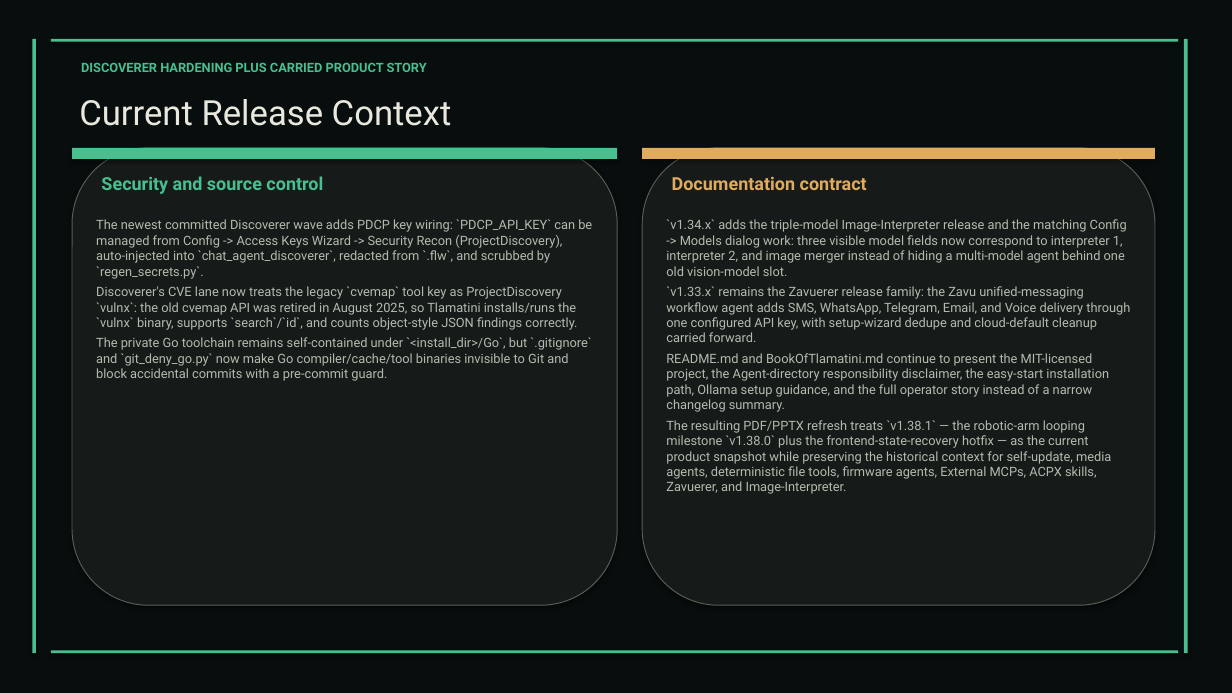
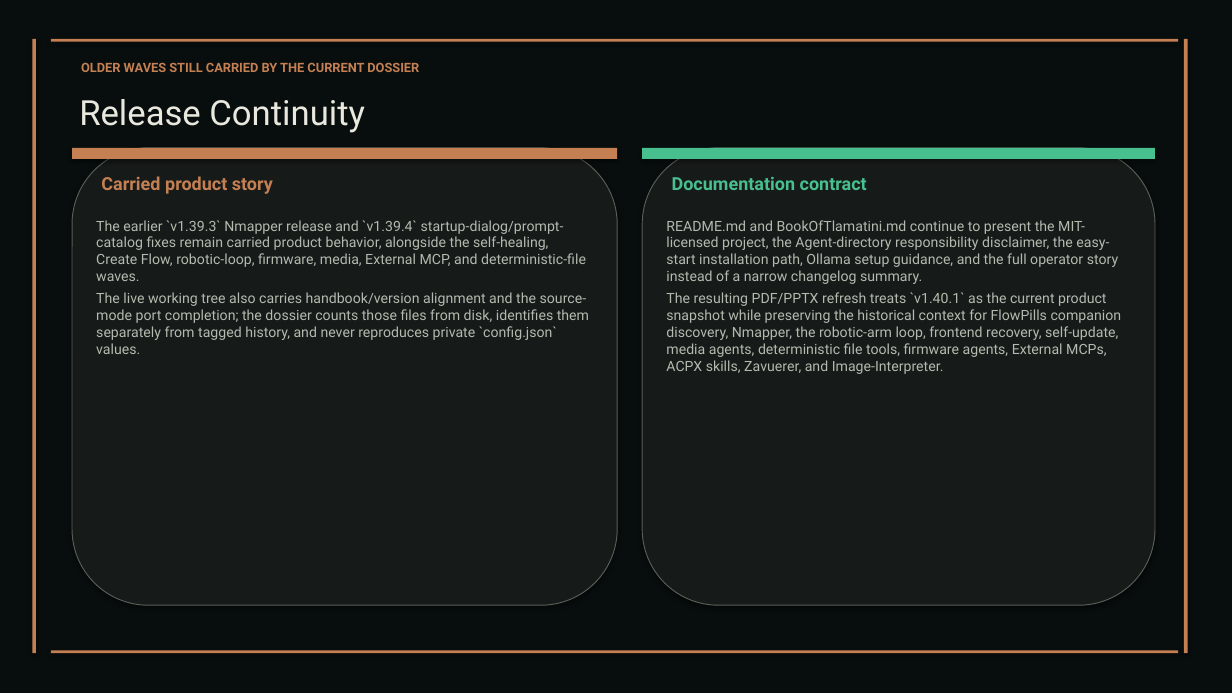
Before and after one commit to XAIHT/web-app, a slide deck: slide 22 of Tlamatini_eXtended_Artificial_Intelligence_Humanly_Tempered.pptx (slide 21 before the commit). Drawn at 1232x693 pixels with LibreOffice and Linux fonts; fonts in the diff are those of the drawing. Boxes give left, top, right and bottom in pixels: in the first picture for what was removed or moved away, otherwise in the second. Text is boxed around its words. In the diff, an @@ line names an element or a change of style, - is before the commit and + after.

Commit message:
Upgrading to version 1.40.1, by Tlamatini's-AutoBot.

```diff
--- a/Tlamatini_eXtended_Artificial_Intelligence_Humanly_Tempered.pptx
+++ b/Tlamatini_eXtended_Artificial_Intelligence_Humanly_Tempered.pptx
@@ text at (x1=81, y1=62, x2=419, y2=72): text changed; text colour #48BF8F to #C48052 @@
-DISCOVERER HARDENING PLUS CARRIED PRODUCT STORY
+OLDER WAVES STILL CARRIED BY THE CURRENT DOSSIER
@@ text at (x1=79, y1=99, x2=365, y2=133): text changed @@
-Current Release Context
+Release Continuity
@@ fill #48BF8F to #C48052 in 5 elements at (x1=32, y1=39, x2=36, y2=653), (x1=1184, y1=39, x2=1188, y2=653), (x1=51, y1=39, x2=1178, y2=42), (x1=51, y1=651, x2=1178, y2=653), (x1=72, y1=148, x2=617, y2=159) @@
@@ rectangle at (x1=642, y1=148, x2=1155, y2=159): fill #E0AB5D to #48BF8F @@
@@ text at (x1=101, y1=176, x2=273, y2=194): text changed; text colour #48BF8F to #C48052 @@
-Security and source control
+Carried product story
@@ text "Documentation contract" at (x1=672, y1=177, x2=867, y2=190): text colour #E0AB5D to #48BF8F @@
@@ text at (x1=96, y1=220, x2=589, y2=354): text changed; size 10 to 11 pt @@
-The newest committed Discoverer wave adds PDCP key wiring: `PDCP_API_KEY` can be managed from Config -> Access Keys Wizard -> Security Recon (ProjectDiscovery), auto-injected into `chat_agent_discoverer`, redacted from `.flw`, and scrubbed by `regen_secrets.py`.
-Discoverer's CVE lane now treats the legacy `cvemap` tool key as ProjectDiscovery `vulnx`: the old cvemap API was retired in August 2025, so Tlamatini installs/runs the `vulnx` binary, supports `search`/`id`, and counts object-style JSON findings correctly.
-The private Go toolchain remains self-contained under `<install_dir>/Go`, but `.gitignore` and `git_deny_go.py` now make Go compiler/cache/tool binaries invisible to Git and block accidental commits with a pre-commit guard.
+The earlier `v1.39.3` Nmapper release and `v1.39.4` startup-dialog/prompt-catalog fixes remain carried product behavior, alongside the self-healing, Create Flow, robotic-loop, firmware, media, External MCP, and deterministic-file waves.
+The live working tree also carries handbook/version alignment and the source-mode port completion; the dossier counts those files from disk, identifies them separately from tagged history, and never reproduces private `config.json` values.
@@ text at (x1=666, y1=219, x2=1130, y2=342): paragraphs removed @@
-`v1.34.x` adds the triple-model Image-Interpreter release and the matching Config -> Models dialog work: three visible model fields now correspond to interpreter 1, interpreter 2, and image merger instead of hiding a multi-model agent behind one old vision-model slot.
-`v1.33.x` remains the Zavuerer release family: the Zavu unified-messaging workflow agent adds SMS, WhatsApp, Telegram, Email, and Voice delivery through one configured API key, with setup-wizard dedupe and cloud-default cleanup carried forward.
@@ text at (x1=666, y1=220, x2=1118, y2=284): size 10 to 11 pt in "README.md and BookOfTlamatini.md continue to present the ..." @@
@@ text at (x1=666, y1=292, x2=1122, y2=374): text changed; size 10 to 11 pt @@
-The resulting PDF/PPTX refresh treats `v1.38.1` — the robotic-arm looping milestone `v1.38.0` plus the frontend-state-recovery hotfix — as the current product snapshot while preserving the historical context for self-update, media agents, deterministic file tools, firmware agents, External MCPs, ACPX skills, Zavuerer, and Image-Interpreter.
+The resulting PDF/PPTX refresh treats `v1.40.1` as the current product snapshot while preserving the historical context for FlowPills companion discovery, Nmapper, the robotic-arm loop, frontend recovery, self-update, media agents, deterministic file tools, firmware agents, External MCPs, ACPX skills, Zavuerer, and Image-Interpreter.
```
Also in this commit, not shown: 69 other slides changed, 11 slides added, 1 slide removed, 8 other files.
